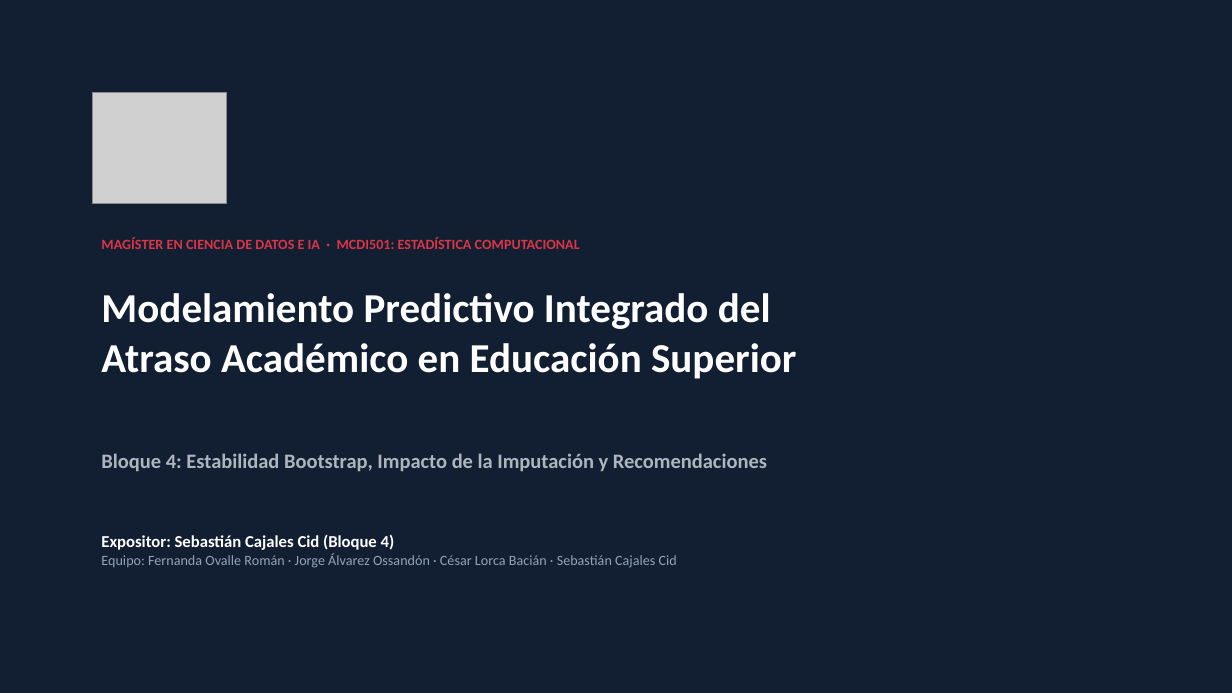
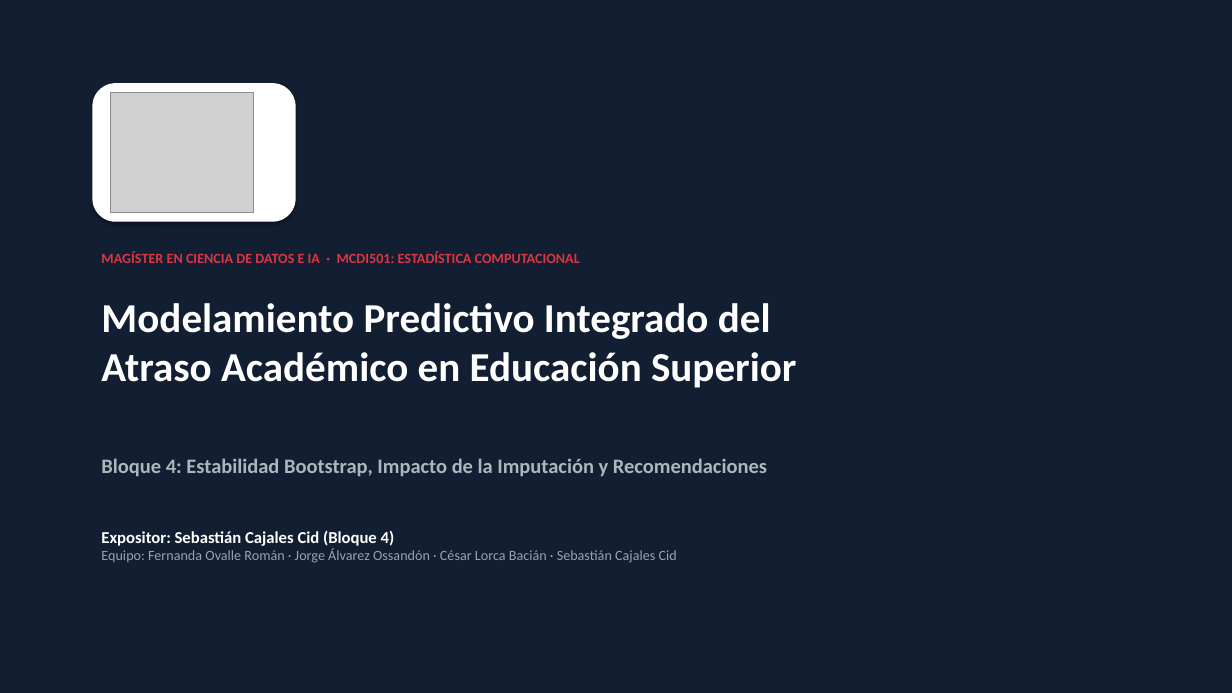
Before and after one commit to jaossandon/sumativa1-f2-mcdi501, a slide deck: slide 1 of S3/informe/Presentacion_Bloque4_Sebastian.pptx. Drawn at 1232x693 pixels with LibreOffice and Linux fonts; fonts in the diff are those of the drawing; grey boxes stand for pictures. Boxes give left, top, right and bottom in pixels: in the first picture for what was removed or moved away, otherwise in the second. Text is boxed around its words. In the diff, an @@ line names an element or a change of style, - is before the commit and + after.

```diff
--- a/S3/informe/Presentacion_Bloque4_Sebastian.pptx
+++ b/S3/informe/Presentacion_Bloque4_Sebastian.pptx
@@ rounded rectangle added at bbox=[92, 83, 296, 222], fill #FFFFFF @@
@@ picture: place and size @@
-picture at bbox=[92, 92, 226, 203]
+picture at bbox=[111, 92, 254, 213]
@@ text "MAGÍSTER EN CIENCIA DE DATOS ...": place and size @@
-text "MAGÍSTER EN CIENCIA DE DATOS ..." at bbox=[101, 237, 580, 249]
+text "MAGÍSTER EN CIENCIA DE DATOS ..." at bbox=[101, 251, 580, 263]
@@ text "Modelamiento Predictivo Integrado del Atraso ...": place and size @@
-text "Modelamiento Predictivo Integrado del Atraso ..." at bbox=[101, 293, 796, 379]
+text "Modelamiento Predictivo Integrado del Atraso ..." at bbox=[101, 303, 796, 388]
@@ text "Bloque 4: Estabilidad Bootstrap, Impacto ...": place and size @@
-text "Bloque 4: Estabilidad Bootstrap, Impacto ..." at bbox=[101, 453, 767, 471]
+text "Bloque 4: Estabilidad Bootstrap, Impacto ..." at bbox=[101, 458, 767, 476]
@@ text "Expositor: Sebastián Cajales Cid (Bloque ...": place and size @@
-text "Expositor: Sebastián Cajales Cid (Bloque ..." at bbox=[101, 535, 677, 568]
+text "Expositor: Sebastián Cajales Cid (Bloque ..." at bbox=[101, 531, 677, 563]
```
Also in this commit, not shown: 4 other slides changed, 9 other files.
